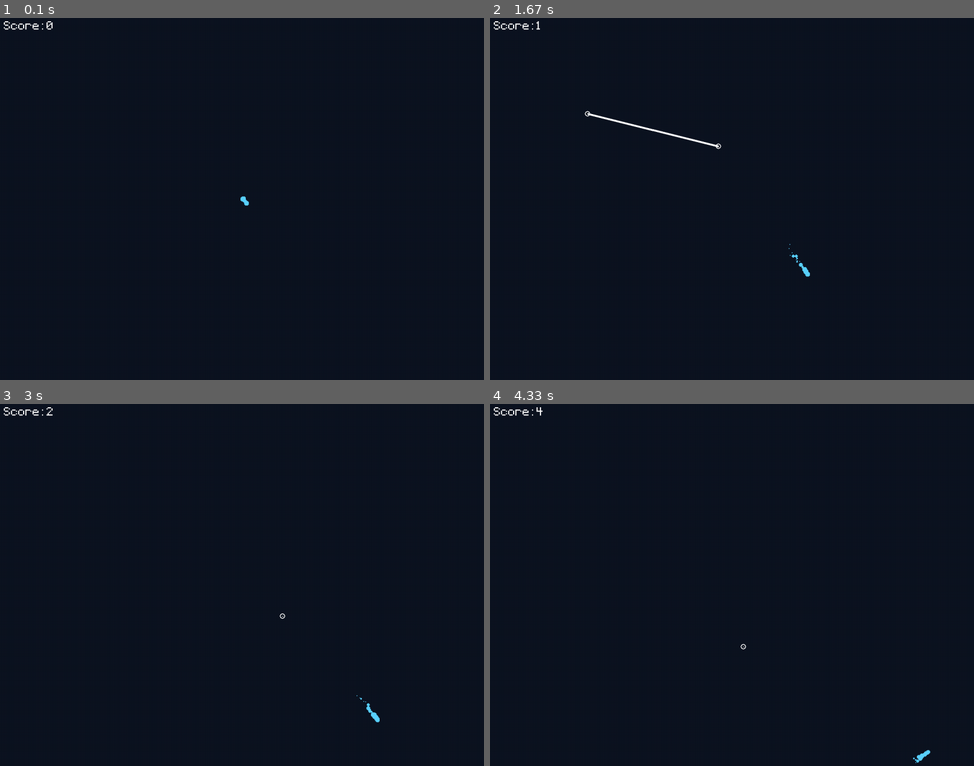
Above: before the commit, frames 1-4 (two rows, left to right).
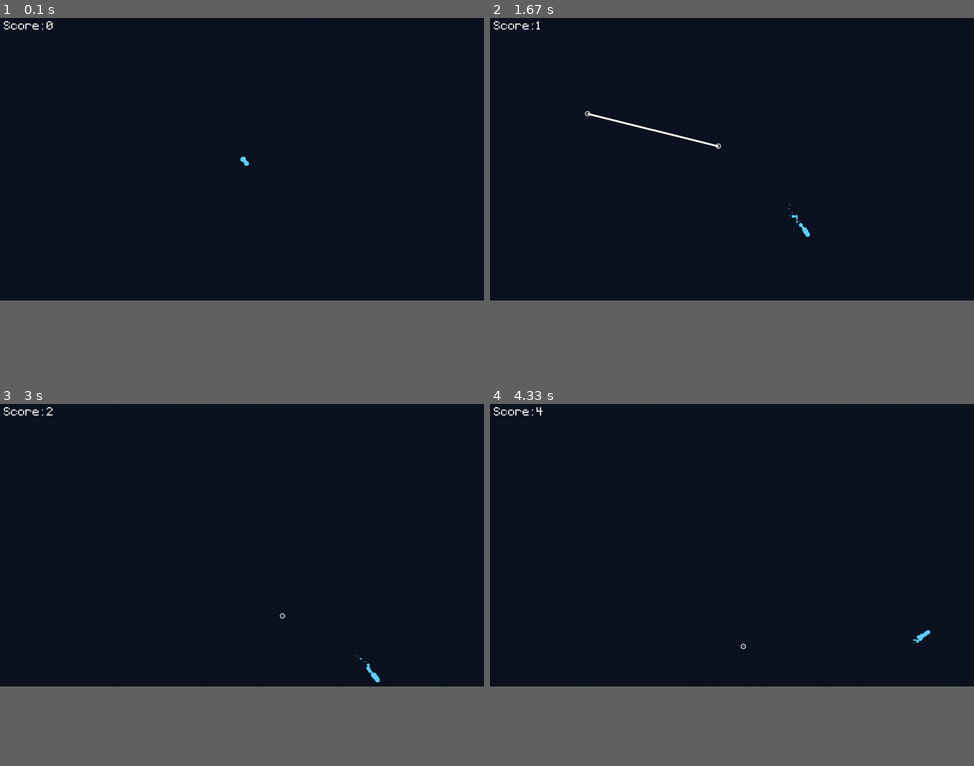
Above: after the commit, the same moments.

Repository: 400cs/CSproject-pygame
Game: pygame game, started from redirection.py
Same seed, same stepped clock (60 frames per second), same inputs: the game is played once before the commit and once after it.
Inputs (mouse positions are in pixels of both pictures, inside the frame that each line leads up to):
- Up to frame 1 (0.1 s): no input
- Up to frame 2 (1.67 s): click (732, 159) at 0.38 s; click (780, 180) at 0.72 s; click (717, 144) at 1.05 s; press the mouse at (717, 144) at 1.37 s; move the mouse to (654, 130) at 1.47 s; release the mouse at (586, 112) at 1.6 s
- Up to frame 3 (3 s): click (392, 537) at 1.72 s; click (106, 588) at 2.05 s; press the mouse at (106, 588) at 2.37 s; move the mouse to (116, 621) at 2.47 s; release the mouse at (125, 650) at 2.6 s; click (280, 613) at 2.72 s
- Up to frame 4 (4.33 s): click (688, 570) at 3.05 s; click (562, 461) at 3.38 s; click (630, 556) at 3.72 s; click (741, 646) at 4.05 s
In our replay, the window is 900x675 before the commit and 900x527 after it. These sizes can differ from the game's own. Grey fills any space a smaller window leaves; there, only what the larger window draws over its background counts as a difference.

The runs differ from the first frame. In frame 1, less than 0.1% of the frame differs, in the area x 49-52%, y 38-52%; in frame 2, 0.2%, in the area x 19-67%, y 25-72%; in frame 3, 0.1%; in frame 4, 0.1%.

Commit message:
Platform Obstacles

Diff:
--- a/redirection.py
+++ b/redirection.py
@@ -9,7 +9,7 @@
 start_time = pygame.time.get_ticks()
 
 SCREEN_WIDTH = 1280
-SCREEN_HEIGHT = 960
+SCREEN_HEIGHT = 750
 
 screen = pygame.display.set_mode((SCREEN_WIDTH, SCREEN_HEIGHT))
 pygame.display.set_caption("redirection")
@@ -41,15 +41,40 @@
 buttondown = False
 has_collide = False
 last_speed_increase_time = start_time
+last_line_placement_time = start_time
 player_radius = 10
+line_lifetime = 1000
 
 particles = []
 circle_effects = []
 lasers = []
 line_effects = []
+lines = []
+
+def add_line():
+    start_point = [random.randint(100, SCREEN_WIDTH - 100), random.randint(100, SCREEN_HEIGHT - 100)]
+    end_point = [start_point[0] + random.randint(-100, 100), start_point[1] + random.randint(-100, 100)]
+    lines.append([start_point, end_point, line_lifetime])
+
+def update_lines():
+    global ball_speedx, ball_speedy
+    for line in lines[:]:
+        normal = collision.calculate_normal(line[0], line[1])
+        pygame.draw.line(screen, (204, 27, 47), line[0], line[1], 5)
+        pygame.draw.circle(screen, (204, 27, 47), line[0], 7, 2)
+        pygame.draw.circle(screen, (204, 27, 47), line[1], 7, 2)
+        distance = collision.point_line_distance(player_pos, line[0], line[1])
+        if distance <= player_radius:
+            bounce_s.play()
+            ball_velocity = [ball_speedx, ball_speedy]
+            reflected_velocity = collision.reflect(ball_velocity, normal)
+            ball_speedx, ball_speedy = reflected_velocity[0], reflected_velocity[1]
+            lines.remove(line)
+        line[2] -= 1
+        if line[2] <= 0:
+            lines.remove(line)
 
 def clamp_line(start, end, max_length):
-    """ Adjusts 'end' point so that the distance to 'start' does not exceed 'max_length'. """
     dx = end[0] - start[0]
     dy = end[1] - start[1]
     distance = math.sqrt(dx**2 + dy**2)
@@ -80,12 +105,15 @@
     current_time = pygame.time.get_ticks()
     game_score = (current_time - start_time) // 1000
 
+    if (current_time - last_line_placement_time) > 5000:
+        add_line()
+        last_line_placement_time = current_time
+
     # ball speed scaling
     if (current_time - last_speed_increase_time) > 10000:
         ball_speedx *= 1.1
         ball_speedy *= 1.1
         last_speed_increase_time = current_time
-
 
     for i, particle in sorted(enumerate(particles), reverse=True):
         alive = particle.update(1)
@@ -106,7 +134,6 @@
         if event.type == pygame.MOUSEBUTTONDOWN:
             if not buttondown:
                 last_point = [mx, my]
-                pygame.draw.circle(screen, (255, 255, 255), last_point, 7, 2)
             buttondown = not buttondown
         if event.type == pygame.MOUSEBUTTONUP:
             current_line = (last_point, [mx, my])
@@ -159,6 +186,7 @@
                 pos_y = random.randint(0, screen.get_height() + 30) + scroll - 30
                 particles.append(e.particle([pos_x, pos_y], 'p', vel, 0.2, random.randint(0, 20) / 10, (160, 40, 80)))
 
+    update_lines()
 
     if not has_collide:
         if current_line:
@@ -177,6 +205,7 @@
 
 
     if buttondown:
+        pygame.draw.circle(screen, (255, 255, 255), last_point, 7, 2)
         line_length = math.sqrt(((mx - last_point[0])**2 + (my - last_point[1])**2))
         MAX_LINE_LENGTH = 600
         # if line_length > MAX_LINE_LENGTH:
@@ -186,6 +215,7 @@
         # else:
         pygame.draw.line(screen, (90, 140, 170), last_point, [mx, my])
 
+
     screen.blit(text_surface, (10, 10))
 
     pygame.display.flip()
